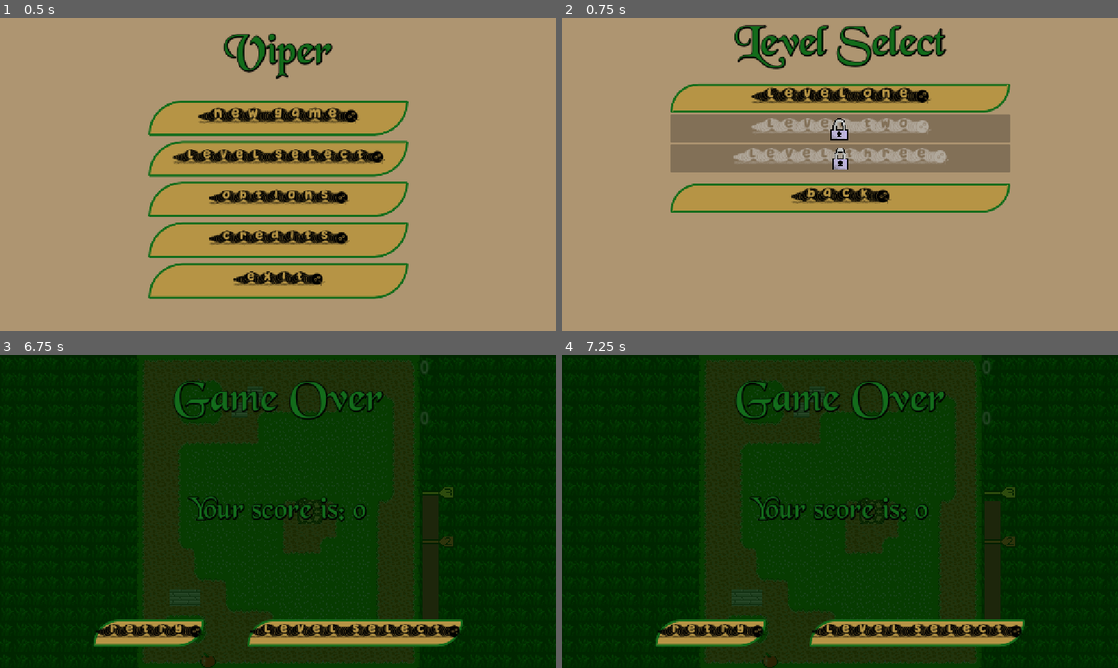
Above: before the commit, frames 1-4 (two rows, left to right).
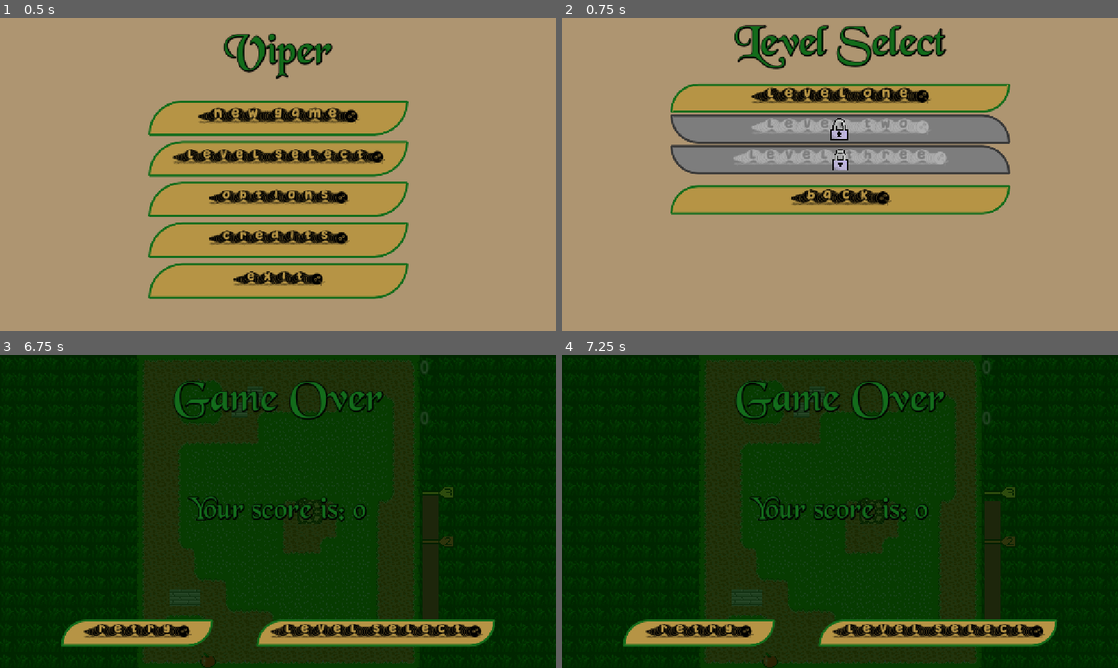
Above: after the commit, the same moments.

Repository: B-nce/Snake
Game: Godot game, scene res://scenes/main_menu_scene/main_menu.tscn
Two runs of this game, one before a commit and one after it. Both use one fixed random seed, a clock stepped at 60 frames per second and the inputs below.
Inputs:
- Up to frame 1 (0.5 s): no input
- Up to frame 2 (0.75 s): click "(Level select)" at 0.5 s
- Up to frame 3 (6.75 s): click "(back)" at 1.25 s; click "(New Game)" at 2 s; click "(Level one)" at 2.75 s; hold Right (right) 3.53-4.28 s; hold Down (down) 4.28-5.03 s; hold Right (right) 5.03-5.78 s; hold Up (up) 5.78-6.53 s; hold Left (left) from 6.53 s (still down)
- Up to frame 4 (7.25 s): keep holding Left (left); tap Escape (pause, bound only after the commit) at 7.15 s

Frame 1 is identical in both runs. In frame 2, 12% of the frame differs, in the area x 19-81%, y 30-63%; in frame 3, 3.0%; in frame 4, 3.0%.

Commit message:
Pause scene added

Diff:
--- a/snake/project.godot
+++ b/snake/project.godot
@@ -67,3 +67,9 @@
 , Object(InputEventKey,"resource_local_to_scene":false,"resource_name":"","device":-1,"window_id":0,"alt_pressed":false …(183 unchanged characters)…
 ]
 }
+pause={
+"deadzone": 0.2,
+"events": [Object(InputEventKey,"resource_local_to_scene":false,"resource_name":"","device":0,"window_id":0,"alt_pressed":false,"shift_pressed":false,"ctrl_pressed":false,"meta_pressed":false,"pressed":false,"keycode":0,"physical_keycode":4194305,"key_label":0,"unicode":0,"location":0,"echo":false,"script":null)
+, Object(InputEventKey,"resource_local_to_scene":false,"resource_name":"","device":0,"window_id":0,"alt_pressed":false,"shift_pressed":false,"ctrl_pressed":false,"meta_pressed":false,"pressed":false,"keycode":0,"physical_keycode":80,"key_label":0,"unicode":0,"location":0,"echo":false,"script":null)
+]
+}
--- a/snake/scenes/game_over/game_over.gd
+++ b/snake/scenes/game_over/game_over.gd
@@ -8,8 +8,10 @@
 
 
 func _on_retry_button_pressed() -> void:
+	self.queue_free()
 	get_tree().reload_current_scene()
 
 
 func _on_back_button_pressed() -> void:
+	self.queue_free()
 	get_tree().change_scene_to_file(Global.previous_scene_paths.pop_front())
--- a/snake/scenes/game_over/game_over.tscn
+++ b/snake/scenes/game_over/game_over.tscn
@@ -78,6 +78,7 @@
 alignment = 1
 
 [node name="RetryButton" type="Button" parent="ButtonContainer"]
+custom_minimum_size = Vector2(350, 0)
 layout_mode = 2
 size_flags_vertical = 3
 focus_mode = 0
@@ -93,6 +94,7 @@
 text = "(Retry)"
 
 [node name="BackButton" type="Button" parent="ButtonContainer"]
+custom_minimum_size = Vector2(550, 0)
 layout_mode = 2
 size_flags_vertical = 3
 focus_mode = 0
--- a/snake/scenes/level_base/level_base.gd
+++ b/snake/scenes/level_base/level_base.gd
@@ -18,11 +18,13 @@
 @onready var score: int = 0
 var apple_position: Vector2
 var grid: AStarGrid2D
+@onready var is_game_over: bool = false
 
 
 func _ready() -> void:
 	_setup_astar()
 	_spawn_apple()
+	$PauseScene.hide()
 	_initialize_map_and_player()
 	$ScoreTimer.set_wait_time(_calculate_distance(apple_position, player.position))
 	delta_elapsed = 0.0
@@ -35,6 +37,7 @@
 		delta_elapsed -= 0.1
 		if(!$ScoreTimer.is_stopped()):
 			$TimeLabel._decrease(20/$ScoreTimer.wait_time)
+
 
 func _on_player_apple_eaten() -> void:
 	if !$ScoreTimer.is_stopped():
@@ -91,6 +94,7 @@
 
 
 func _on_player_snake_death() -> void:
+	is_game_over = true
 	if score > high_score:
 		Global.save_high_score(level_name, score)
 	var game_over: GameOverScene = load("res://scenes/game_over/game_over.tscn").instantiate()
--- a/snake/scenes/level_base/level_base.tscn
+++ b/snake/scenes/level_base/level_base.tscn
@@ -10,6 +10,7 @@
 [ext_resource type="Texture2D" uid="uid://cqm1n7i1a6s1t" path="res://assets/sprites/tall_grass_1.png" id="6_tn631"]
 [ext_resource type="Texture2D" uid="uid://d1k0p4d6l4ptd" path="res://assets/sprites/two_point_mark.png" id="7_48c0a"]
 [ext_resource type="Texture2D" uid="uid://c1fvsmjat7xlu" path="res://assets/sprites/tall_grass_purple_1.png" id="7_p2h7h"]
+[ext_resource type="PackedScene" uid="uid://domo6ipgg30s1" path="res://scenes/pause/pause_scene.tscn" id="11_uakon"]
 
 [sub_resource type="TileSetAtlasSource" id="TileSetAtlasSource_kr674"]
 texture = ExtResource("2_ncu3c")
@@ -217,5 +218,9 @@
 offset_bottom = 105.0
 text = "0"
 
+[node name="PauseScene" parent="." instance=ExtResource("11_uakon")]
+size_flags_horizontal = 4
+size_flags_vertical = 4
+
 [connection signal="apple_eaten" from="Player" to="." method="_on_player_apple_eaten"]
 [connection signal="snake_death" from="Player" to="." method="_on_player_snake_death"]
--- a/snake/scenes/level_select/level_select.tscn
+++ b/snake/scenes/level_select/level_select.tscn
@@ -1,9 +1,10 @@
-[gd_scene load_steps=9 format=3 uid="uid://bddu0odjfnm0e"]
+[gd_scene load_steps=10 format=3 uid="uid://bddu0odjfnm0e"]
 
 [ext_resource type="FontFile" uid="uid://cm40i6mvl1t3e" path="res://fonts/snake_business.ttf" id="1_t5gxd"]
 [ext_resource type="Script" uid="uid://do50scb6xxk4e" path="res://scenes/level_select/level_select.gd" id="1_vdlig"]
 [ext_resource type="FontFile" uid="uid://cxaq1lpo2t7ho" path="res://fonts/black_charcoal.TTF" id="3_3c84o"]
 [ext_resource type="Texture2D" uid="uid://3x5c8mq5jpni" path="res://assets/sprites/lock.png" id="4_3c84o"]
+[ext_resource type="StyleBox" uid="uid://bqmtewd53t0v6" path="res://styles/disabled_button.tres" id="4_7g617"]
 
 [sub_resource type="StyleBoxFlat" id="StyleBoxFlat_4ek2u"]
 bg_color = Color(0.684098, 0.582663, 0.445276, 1)
@@ -121,6 +122,7 @@
 theme_override_colors/font_pressed_color = Color(0, 0, 0, 1)
 theme_override_fonts/font = ExtResource("1_t5gxd")
 theme_override_font_sizes/font_size = 55
+theme_override_styles/disabled = ExtResource("4_7g617")
 theme_override_styles/hover = SubResource("StyleBoxFlat_vdlig")
 theme_override_styles/pressed = SubResource("StyleBoxFlat_vdlig")
 theme_override_styles/normal = SubResource("StyleBoxFlat_3c84o")
@@ -131,7 +133,7 @@
 texture_filter = 1
 layout_mode = 1
 anchors_preset = -1
-anchor_left = 0.502558
+anchor_left = 0.497442
 anchor_top = 0.454545
 anchor_right = 0.497442
 anchor_bottom = 0.606061
@@ -159,6 +161,7 @@
 theme_override_colors/font_pressed_color = Color(0, 0, 0, 1)
 theme_override_fonts/font = ExtResource("1_t5gxd")
 theme_override_font_sizes/font_size = 55
+theme_override_styles/disabled = ExtResource("4_7g617")
 theme_override_styles/hover = SubResource("StyleBoxFlat_vdlig")
 theme_override_styles/pressed = SubResource("StyleBoxFlat_vdlig")
 theme_override_styles/normal = SubResource("StyleBoxFlat_3c84o")
--- /dev/null
+++ b/snake/scenes/pause/pause_scene.gd
@@ -0,0 +1,26 @@
+extends Control
+
+
+func _input(event: InputEvent) -> void:
+	if get_node("/root").get_node("GameOver"):
+		return
+	if event.is_action_pressed("pause"):
+		if get_tree().paused:
+			self.hide()
+			get_tree().paused = false
+		else:
+			self.show()
+			get_tree().paused = true
+
+
+func _on_continue_button_pressed() -> void:
+	if get_tree().paused:
+		get_tree().paused = false
+		self.hide()
+
+
+func _on_back_button_pressed() -> void:
+	if get_tree().paused:
+		get_tree().paused = false
+	self.queue_free()
+	get_tree().change_scene_to_file(Global.previous_scene_paths.pop_front())
--- /dev/null
+++ b/snake/scenes/pause/pause_scene.tscn
@@ -0,0 +1,143 @@
+[gd_scene load_steps=8 format=3 uid="uid://domo6ipgg30s1"]
+
+[ext_resource type="FontFile" uid="uid://cm40i6mvl1t3e" path="res://fonts/snake_business.ttf" id="1_aqi3r"]
+[ext_resource type="Script" uid="uid://dflgx1xuajw1e" path="res://scenes/pause/pause_scene.gd" id="1_suiv3"]
+[ext_resource type="FontFile" uid="uid://cxaq1lpo2t7ho" path="res://fonts/black_charcoal.TTF" id="2_suiv3"]
+
+[sub_resource type="StyleBoxFlat" id="StyleBoxFlat_k3eou"]
+bg_color = Color(0.714734, 0.581304, 0.271327, 1)
+border_width_left = 5
+border_width_top = 5
+border_width_right = 5
+border_width_bottom = 5
+border_color = Color(0.0745098, 0.423529, 0.105882, 1)
+corner_radius_top_left = 5
+corner_radius_top_right = 150
+corner_radius_bottom_right = 5
+corner_radius_bottom_left = 150
+
+[sub_resource type="StyleBoxFlat" id="StyleBoxFlat_x4l1b"]
+bg_color = Color(0.714734, 0.581304, 0.271327, 1)
+border_width_left = 5
+border_width_top = 5
+border_width_right = 5
+border_width_bottom = 5
+border_color = Color(0.0745098, 0.423529, 0.105882, 1)
+corner_radius_top_left = 150
+corner_radius_top_right = 5
+corner_radius_bottom_right = 150
+corner_radius_bottom_left = 5
+
+[sub_resource type="StyleBoxFlat" id="StyleBoxFlat_suiv3"]
+bg_color = Color(0.714734, 0.581304, 0.271327, 1)
+border_width_left = 5
+border_width_top = 5
+border_width_right = 5
+border_width_bottom = 5
+border_color = Color(0.0745098, 0.423529, 0.105882, 1)
+corner_radius_top_left = 5
+corner_radius_top_right = 150
+corner_radius_bottom_right = 5
+corner_radius_bottom_left = 150
+
+[sub_resource type="StyleBoxFlat" id="StyleBoxFlat_fif7v"]
+bg_color = Color(0.714734, 0.581304, 0.271327, 1)
+border_width_left = 5
+border_width_top = 5
+border_width_right = 5
+border_width_bottom = 5
+border_color = Color(0.0745098, 0.423529, 0.105882, 1)
+corner_radius_top_left = 150
+corner_radius_top_right = 5
+corner_radius_bottom_right = 150
+corner_radius_bottom_left = 5
+
+[node name="PauseScene" type="Control"]
+process_mode = 3
+top_level = true
+layout_mode = 3
+anchors_preset = 15
+anchor_right = 1.0
+anchor_bottom = 1.0
+grow_horizontal = 2
+grow_vertical = 2
+script = ExtResource("1_suiv3")
+
+[node name="Background" type="ColorRect" parent="."]
+unique_name_in_owner = true
+layout_mode = 1
+anchors_preset = 15
+anchor_right = 1.0
+anchor_bottom = 1.0
+grow_horizontal = 2
+grow_vertical = 2
+color = Color(0, 0, 0, 0.764706)
+metadata/_edit_use_anchors_ = true
+
+[node name="PauseLabel" type="Label" parent="."]
+layout_mode = 1
+anchors_preset = 5
+anchor_left = 0.5
+anchor_right = 0.5
+offset_left = -150.0
+offset_top = 60.0
+offset_right = 150.0
+offset_bottom = 186.0
+grow_horizontal = 2
+theme_override_colors/font_color = Color(0.0745098, 0.423529, 0.105882, 1)
+theme_override_colors/font_shadow_color = Color(0, 0, 0, 1)
+theme_override_constants/shadow_outline_size = 10
+theme_override_fonts/font = ExtResource("2_suiv3")
+theme_override_font_sizes/font_size = 100
+text = "Paused"
+
+[node name="HBoxContainer" type="HBoxContainer" parent="."]
+layout_mode = 1
+anchors_preset = 7
+anchor_left = 0.5
+anchor_top = 1.0
+anchor_right = 0.5
+anchor_bottom = 1.0
+offset_left = -451.0
+offset_top = -140.0
+offset_right = 451.0
+offset_bottom = -74.0
+grow_horizontal = 2
+grow_vertical = 0
+theme_override_constants/separation = 100
+
+[node name="ContinueButton" type="Button" parent="HBoxContainer"]
+custom_minimum_size = Vector2(450, 0)
+layout_mode = 2
+size_flags_vertical = 3
+focus_mode = 0
+theme_override_colors/font_hover_color = Color(0.0745098, 0.423529, 0.105882, 1)
+theme_override_colors/font_color = Color(0, 0, 0, 1)
+theme_override_colors/font_focus_color = Color(0.0745098, 0.423529, 0.105882, 1)
+theme_override_colors/font_pressed_color = Color(0, 0, 0, 1)
+theme_override_fonts/font = ExtResource("1_aqi3r")
+theme_override_font_sizes/font_size = 55
+theme_override_styles/hover = SubResource("StyleBoxFlat_k3eou")
+theme_override_styles/pressed = SubResource("StyleBoxFlat_k3eou")
+theme_override_styles/normal = SubResource("StyleBoxFlat_x4l1b")
+text = "(continue)"
+metadata/_edit_use_anchors_ = true
+
+[node name="BackButton" type="Button" parent="HBoxContainer"]
+custom_minimum_size = Vector2(550, 0)
+layout_mode = 2
+size_flags_vertical = 3
+focus_mode = 0
+theme_override_colors/font_hover_color = Color(0.0745098, 0.423529, 0.105882, 1)
+theme_override_colors/font_color = Color(0, 0, 0, 1)
+theme_override_colors/font_focus_color = Color(0.0745098, 0.423529, 0.105882, 1)
+theme_override_colors/font_pressed_color = Color(0, 0, 0, 1)
+theme_override_fonts/font = ExtResource("1_aqi3r")
+theme_override_font_sizes/font_size = 50
+theme_override_styles/hover = SubResource("StyleBoxFlat_suiv3")
+theme_override_styles/pressed = SubResource("StyleBoxFlat_suiv3")
+theme_override_styles/normal = SubResource("StyleBoxFlat_fif7v")
+text = "(level select)"
+
+[connection signal="pressed" from="HBoxContainer/ContinueButton" to="." method="_on_continue_button_pressed"]
+[connection signal="pressed" from="HBoxContainer/BackButton" to="." method="_on_back_button_pressed"]
--- /dev/null
+++ b/snake/styles/disabled_button.tres
@@ -0,0 +1,13 @@
+[gd_resource type="StyleBoxFlat" format=3 uid="uid://bqmtewd53t0v6"]
+
+[resource]
+bg_color = Color(0.489622, 0.489622, 0.489622, 1)
+border_width_left = 5
+border_width_top = 5
+border_width_right = 5
+border_width_bottom = 5
+border_color = Color(0.215902, 0.215902, 0.215902, 1)
+corner_radius_top_left = 5
+corner_radius_top_right = 150
+corner_radius_bottom_right = 5
+corner_radius_bottom_left = 150
Not shown: 1 places in snake/scenes/level_base/level_base.tscn that only renumber resources
Not shown, added: snake/scenes/pause/pause_scene.gd.uid
